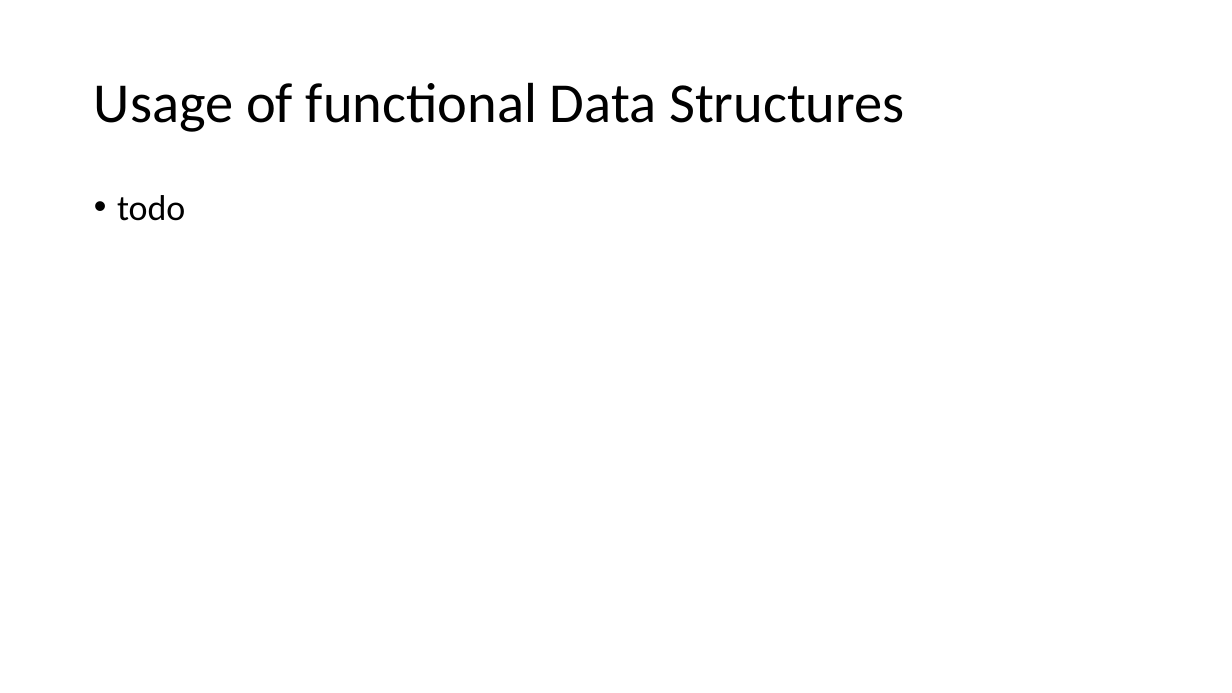
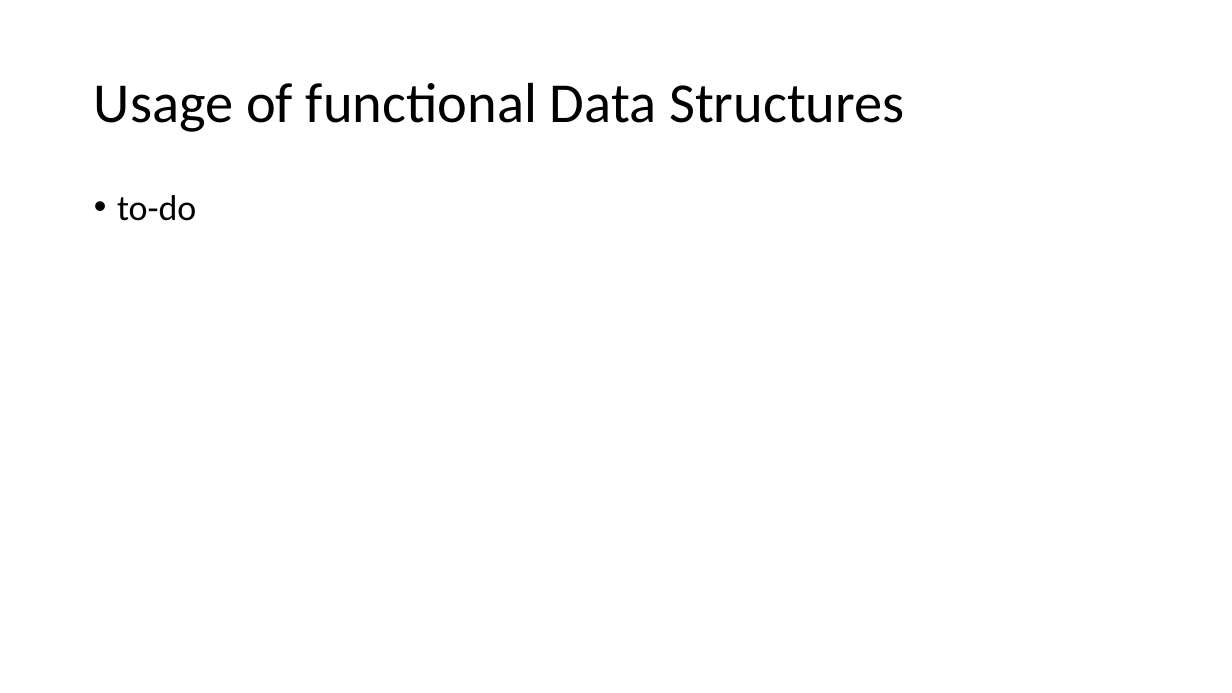
Before and after one commit to Helli/fds_seminar, a slide deck: slide 3 of slides.pptx (slide 2 before the commit). Drawn at 1232x693 pixels with LibreOffice and Linux fonts; fonts in the diff are those of the drawing. Boxes give left, top, right and bottom in pixels: in the first picture for what was removed or moved away, otherwise in the second. Text is boxed around its words. In the diff, an @@ line names an element or a change of style, - is before the commit and + after.

Commit message:
more slides

```diff
--- a/slides.pptx
+++ b/slides.pptx
@@ text at box(117, 195, 196, 221): text changed @@
-• todo
+• to-do
```
Also in this commit, not shown: 1 slide added.
